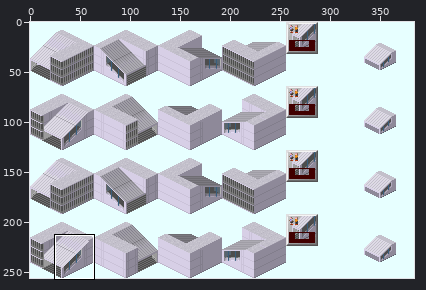
One commit to this sprite sheet: Cublic/With_EV/Station_With_Stair_EV.png. The picture above shows the old version from afar; the outline marks the close-up.
Close-up. First the earlier version:
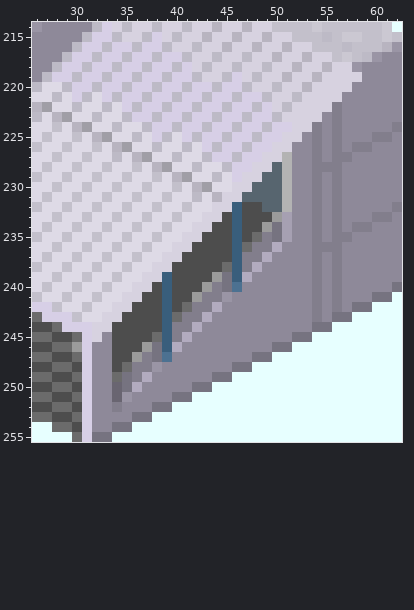
The file is 384x256 pixels. Colours within 5 levels of each other are drawn and written as one. Shown: x 26..62, y 214..255. The commit also changed other parts of the picture, which this record leaves out.
And afterwards:
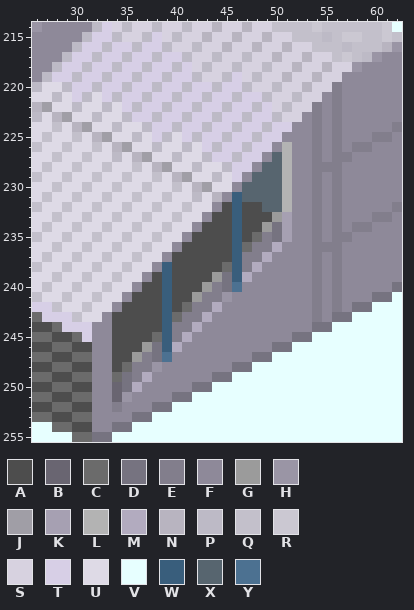
Palette (. is transparent): A #4d4d4d  B #696571  C #6b6b6b  D #767380  E #827e8c  F #8e8999  G #9b9b9b  H #9a95a5  J #a09ea6  K #a6a0b2  L #b3b3b3  M #b2abbf  N #b8b4c0  P #bdbac6  Q #c3c0cb  R #cbc8d2  S #d7d2e0  T #d7cfe6  U #dedae6  V #e7ffff  W #395e7c  X #57656f  Y #4c7191
From old to new:
Colour A replaces colour G in row 246 at x 30.
Colour A replaces colour S in row 232 at x 45; in row 233 at x 44; in row 234 at x 43; in row 235 at x 42; in row 236 at x 41; in row 237 at x 40.
Colour A replaces colour S in row 239 at x 38; in row 240 at x 37; in row 241 at x 36; in row 242 at x 35; in row 243 at x 34.
Colour A replaces colour T in row 246 at x 31; in row 248 at x 31; in row 250 at x 31; in row 252 at x 31; in row 254 at x 31.
Colour C replaces colour T in row 247 at x 31; in row 249 at x 31; in row 251 at x 31; in row 253 at x 31; in row 255 at x 31.
Colour E replaces colour S in rows 220 to 221 at x 56; in rows 222 to 223 at x 54.
Colour F replaces colour S in row 219 at x 57 to 58; in row 220 at x 57; in rows 221 to 222 at x 55; in row 223 at x 53; in row 224 at x 52 to 53; in row 225 at x 51 to 52.
Colour F replaces colour S in row 226 at x 50; in row 227 at x 49; in row 228 at x 48; in row 229 at x 47; in row 230 at x 46; in row 231 at x 45.
Colour F replaces colour S in row 232 at x 44; in row 233 at x 43; in row 234 at x 42; in row 235 at x 41; in row 236 at x 40; in row 237 at x 39.
Colour F replaces colour S in row 238 at x 38; in row 239 at x 37; in row 240 at x 36; in row 241 at x 35; in row 242 at x 34; in row 243 at x 33.
Colour F replaces colour S in row 244 at x 32 to 33; in row 245 at x 32.
Colour L replaces colour S in row 226 at x 51.
Colour W replaces colour S in row 231 at x 46; in row 238 at x 39.
Colour X replaces colour S in row 227 at x 50; in row 228 at x 49; in row 229 at x 48; in row 230 at x 47.
Changed places in both close-ups, as pixel boxes (x1, y1, x2, y2):
changed: (72, 72, 362, 442)
